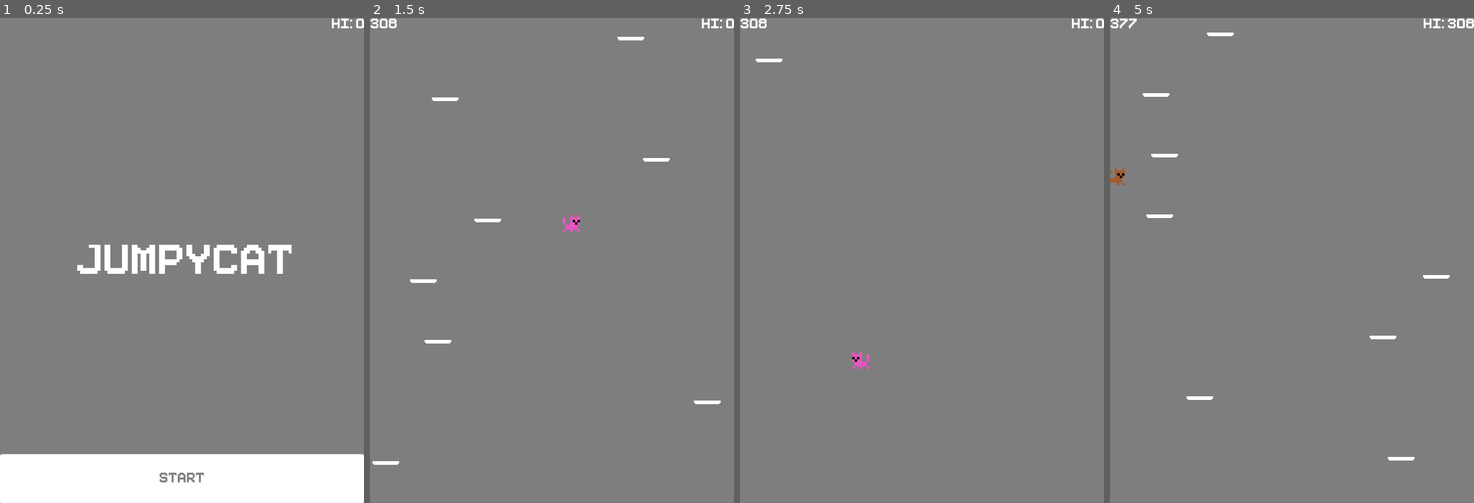
Above: before the commit, frames 1-4 (left to right).
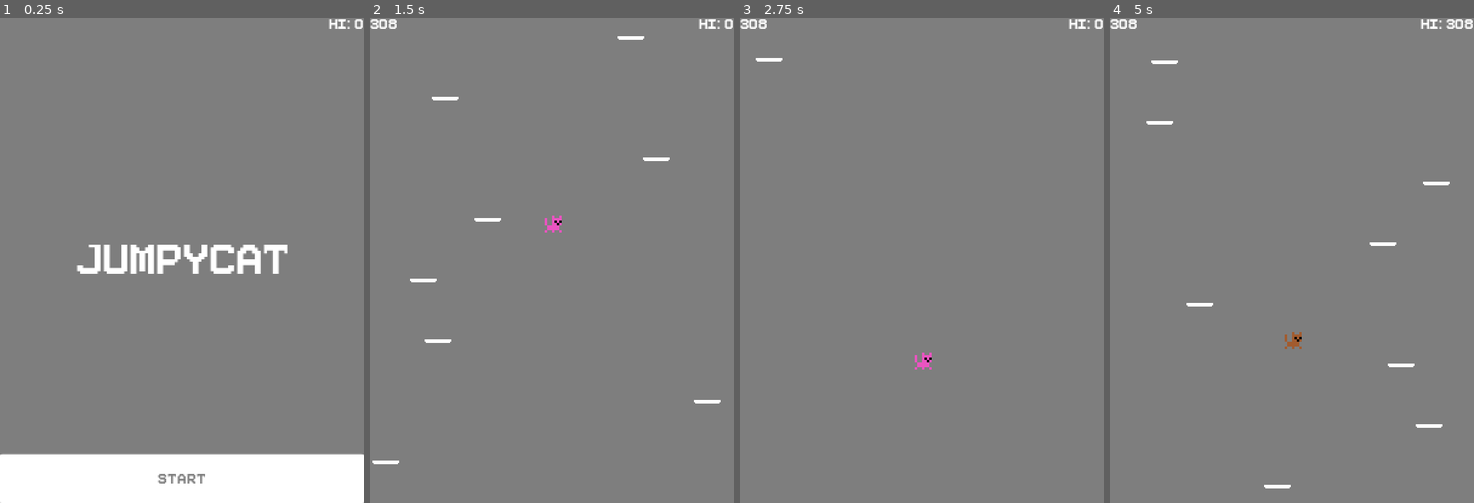
Above: after the commit, the same moments.

Repository: JackQuentinForde/Jumpycat
Game: Godot game, scene res://Scenes/Start.tscn
Same seed, same stepped clock (60 frames per second), same inputs: the game is played once before the commit and once after it.
Inputs:
- Up to frame 1 (0.25 s): no input
- Up to frame 2 (1.5 s): click "Start" at 0.5 s; hold Right (ui_right) from 1.28 s (still down)
- Up to frame 3 (2.75 s): release Right (ui_right) at 2.03 s; hold Left (ui_left) from 2.03 s (still down)
- Up to frame 4 (5 s): release Left (ui_left) at 2.78 s; hold Right (ui_right) 2.78-3.5 s; click "Retry" at 3.5 s; hold Right (ui_right) from 4.28 s (still down)

The runs differ from the first frame. In frame 1, 1.6% of the frame differs, in the area x 0-100%, y 0-100%; in frame 2, 0.5%; in frame 3, 0.4%; in frame 4, 1.3%.

Commit message:
Android export

Diff:
--- a/Scenes/Start.tscn
+++ b/Scenes/Start.tscn
@@ -31,6 +31,7 @@
 anchor_right = 1.0
 margin_left = -133.0
 margin_bottom = 14.0
+grow_horizontal = 0
 theme = SubResource( 6 )
 custom_fonts/font = SubResource( 7 )
 text = "HI: 99999999999999"
--- a/Scripts/Player.gd
+++ b/Scripts/Player.gd
@@ -63,6 +63,13 @@
 			if (velocity.x > 0):
 				velocity.x = 0
 
+func MoveAndroid(delta):
+		velocity.x = Input.get_accelerometer().normalized().x * ACCEL
+		if (velocity.x > MAX_SPEED):
+				velocity.x = MAX_SPEED
+		elif (velocity.x < -MAX_SPEED):
+			velocity.x = -MAX_SPEED
+
 func ApplyGravity(var delta):
 	if (velocity.y < FALL_SPEED):
 		velocity.y += GRAVITY * delta
@@ -126,8 +133,9 @@
 
 func _physics_process(delta):
 	if (!dying):
-		GetInput()
-		Move(delta)
+		#GetInput()
+		#Move(delta)
+		MoveAndroid(delta)
 		ApplyGravity(delta)
 		SetSprite()
 		var collisionInfo = move_and_collide(velocity * delta)
--- a/project.godot
+++ b/project.godot
@@ -22,10 +22,9 @@
 
 window/size/width=300
 window/size/height=400
-window/size/test_width=800
-window/size/test_height=600
-window/stretch/mode="2d"
-window/stretch/aspect="keep"
+window/handheld/orientation="portrait"
+window/stretch/mode="viewport"
+window/stretch/aspect="expand"
 
 [gui]
 
Not shown, added: export_presets.cfg
Not shown, added: Exports/Android/Jumpycat.apk
Not shown, added: Exports/Android/Jumpycat.apk.idsig
